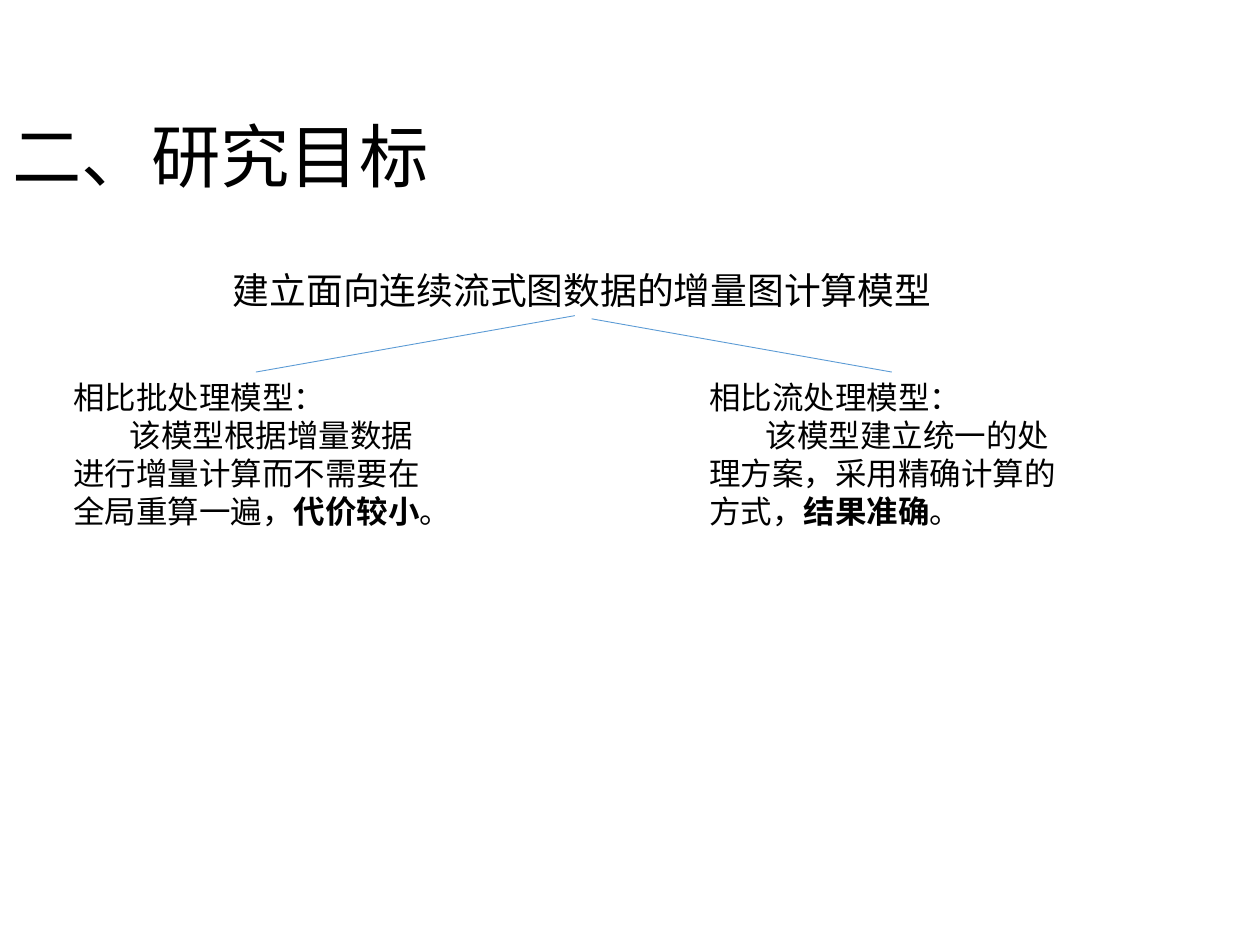
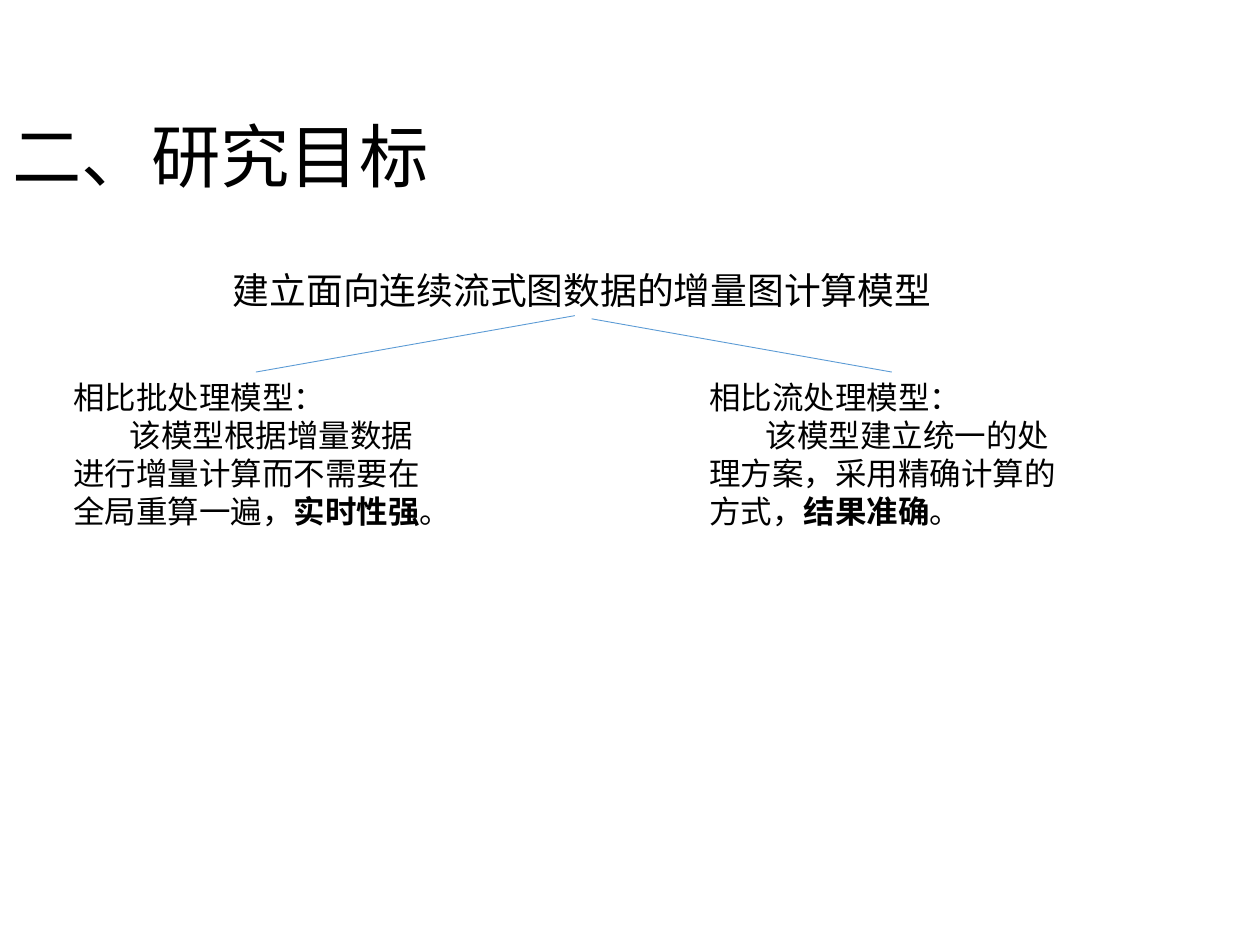
Before and after one commit to DuanSky22/GraduationThesis, a slide deck: slide 8 of post-graduate paper/中期汇报-段世凯-v3.0.pptx (slide 9 before the commit). Drawn at 1260x945 pixels with LibreOffice and Linux fonts; fonts in the diff are those of the drawing. Boxes give left, top, right and bottom in pixels: in the first picture for what was removed or moved away, otherwise in the second. Text is boxed around its words. In the diff, an @@ line names an element or a change of style, - is before the commit and + after.

```diff
--- a/post-graduate paper/中期汇报-段世凯-v3.0.pptx
+++ b/post-graduate paper/中期汇报-段世凯-v3.0.pptx
@@ text at (73,420,451,526): text changed @@
-该模型根据增量数据进行增量计算而不需要在全局重算一遍，代价较小。
+该模型根据增量数据进行增量计算而不需要在全局重算一遍，实时性强。
```
Also in this commit, not shown: 23 other slides changed, 7 slides added, 5 slides removed, 15 other files.
